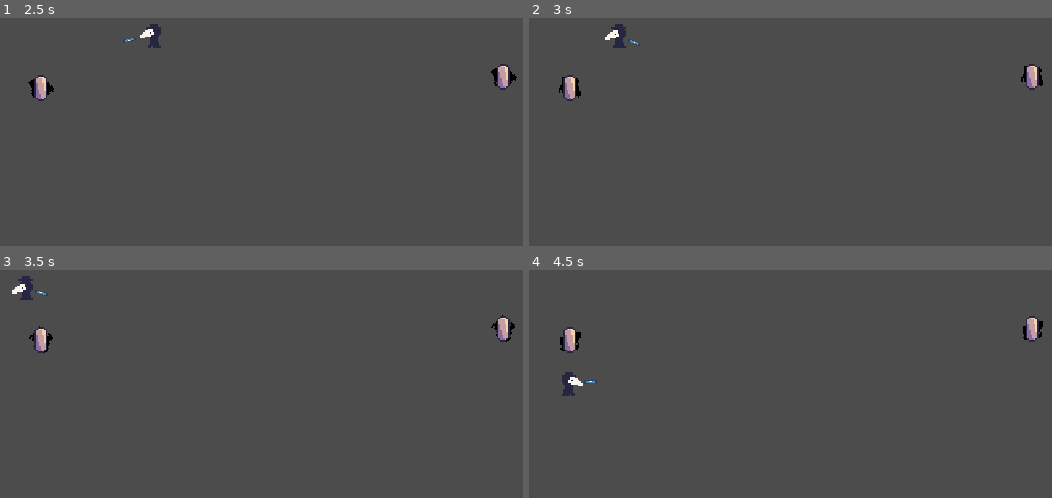
Above: before the commit, frames 1-4 (two rows, left to right).
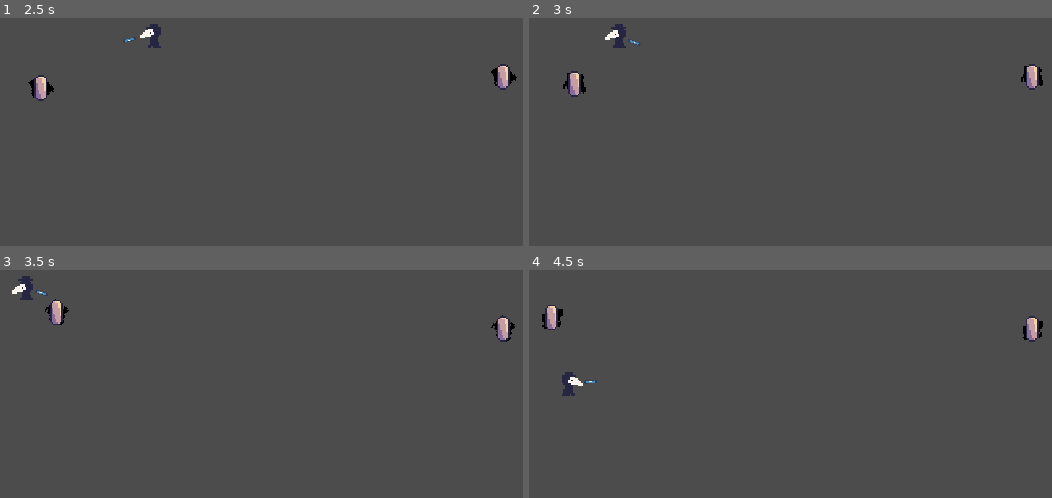
Above: after the commit, the same moments.

Repository: AJ08Coder/LudumDare52
Game: Godot game, scene res://Enviroment/World.tscn
The game is run twice, just before and just after one commit, with the same random seed, the same clock (stepped at 60 frames per second) and the same inputs. The engine's default icon, where the game draws it, is replaced by a stand-in: a white triangle on a blue panel in a dark square.
Inputs (mouse positions are in pixels of both pictures, inside the frame that each line leads up to):
- Up to frame 1 (2.5 s): tap Enter (ui_accept) at 0.5, 0.77, 1.25, 1.52 s; move the mouse to (251, 216) at 0.52 s; hold W (move_up) 0.53-2.03 s; move the mouse to (outside the picture) at 1.27 s; move the mouse to (52, 59) at 2.02 s; hold A (move_left) from 2.03 s (still down)
- Up to frame 2 (3 s): keep holding A (move_left); move the mouse to (858, 125) at 2.77 s
- Up to frame 3 (3.5 s): keep holding A (move_left); tap Enter (ui_accept) at 3.02 s
- Up to frame 4 (4.5 s): move the mouse to (outside the picture) at 3.52 s; release A (move_left) at 3.53 s; hold S (move_down) 3.53-4.28 s; tap Enter (ui_accept) at 3.77 s; move the mouse to (994, 354) at 4.27 s; hold D (move_right) from 4.28 s (still down)

Frame 1 is identical in both runs. In frame 2, 0.5% of the frame differs, in the area x 5-11%, y 23-37%; in frame 3, 0.6%; in frame 4, 0.7%, in the area x 2-10%, y 15-37%.
Error before the commit: Invalid get index 'global_position' (on base: 'null instance'). (res://Characters/Enemy/Enemy.gd:26)

Commit message:
Enemy and laser update

Diff:
--- a/Characters/Enemy/Enemy.gd
+++ b/Characters/Enemy/Enemy.gd
@@ -4,7 +4,7 @@
 
 var velocity = Vector2()
 
-onready var player = get_parent().get_node("Player")
+onready var player = owner.get_node("Player")
 
 var proximity = []
 
--- a/Characters/Enemy/Plague.gd
+++ b/Characters/Enemy/Plague.gd
@@ -1,4 +1,22 @@
 extends Area2D
 
+enum {
+	IDLE,
+	COLLECT
+}
+
+var state = IDLE
+
 func _process(delta):
-	rotation_degrees += 1
+	match state:
+		IDLE:
+			$Sprite.rotation_degrees += 1
+			$AnimationPlayer.play("RESET")
+		COLLECT:
+			$Sprite.rotation_degrees += 1
+			$AnimationPlayer.play("Collect")
+
+
+func _on_AnimationPlayer_animation_finished(anim_name):
+	if anim_name == "Collect":
+		queue_free()
--- a/Characters/Enemy/Plague.tscn
+++ b/Characters/Enemy/Plague.tscn
@@ -6,7 +6,62 @@
 [sub_resource type="RectangleShape2D" id=1]
 extents = Vector2( 6, 6 )
 
-[node name="Plague" type="Area2D"]
+[sub_resource type="Animation" id=2]
+resource_name = "Collect"
+length = 2.0
+tracks/0/type = "value"
+tracks/0/path = NodePath("Sprite:position")
+tracks/0/interp = 1
+tracks/0/loop_wrap = true
+tracks/0/imported = false
+tracks/0/enabled = true
+tracks/0/keys = {
+"times": PoolRealArray( 0, 2 ),
+"transitions": PoolRealArray( 1, 1 ),
+"update": 0,
+"values": [ Vector2( 0, 0 ), Vector2( 0, -20 ) ]
+}
+tracks/1/type = "value"
+tracks/1/path = NodePath("Sprite:modulate")
+tracks/1/interp = 1
+tracks/1/loop_wrap = true
+tracks/1/imported = false
+tracks/1/enabled = true
+tracks/1/keys = {
+"times": PoolRealArray( 0, 2 ),
+"transitions": PoolRealArray( 1, 1 ),
+"update": 0,
+"values": [ Color( 1, 1, 1, 1 ), Color( 1, 1, 1, 0 ) ]
+}
+
+[sub_resource type="Animation" id=3]
+length = 0.001
+tracks/0/type = "value"
+tracks/0/path = NodePath("Sprite:position")
+tracks/0/interp = 1
+tracks/0/loop_wrap = true
+tracks/0/imported = false
+tracks/0/enabled = true
+tracks/0/keys = {
+"times": PoolRealArray( 0 ),
+"transitions": PoolRealArray( 1 ),
+"update": 0,
+"values": [ Vector2( 0, 0 ) ]
+}
+tracks/1/type = "value"
+tracks/1/path = NodePath("Sprite:modulate")
+tracks/1/interp = 1
+tracks/1/loop_wrap = true
+tracks/1/imported = false
+tracks/1/enabled = true
+tracks/1/keys = {
+"times": PoolRealArray( 0 ),
+"transitions": PoolRealArray( 1 ),
+"update": 0,
+"values": [ Color( 1, 1, 1, 1 ) ]
+}
+
+[node name="Plague" type="Area2D" groups=["Plague"]]
 collision_layer = 8
 collision_mask = 0
 script = ExtResource( 2 )
@@ -16,3 +71,9 @@
 
 [node name="CollisionShape2D" type="CollisionShape2D" parent="."]
 shape = SubResource( 1 )
+
+[node name="AnimationPlayer" type="AnimationPlayer" parent="."]
+anims/Collect = SubResource( 2 )
+anims/RESET = SubResource( 3 )
+
+[connection signal="animation_finished" from="AnimationPlayer" to="." method="_on_AnimationPlayer_animation_finished"]
--- a/Characters/Enemy/laser.gd
+++ b/Characters/Enemy/laser.gd
@@ -4,12 +4,22 @@
 
 var max_distance = 1000
 
+var collider = null
+
 func _ready():
 	cast_to = Vector2(max_distance, 0)
 
+#LASER
 func _physics_process(delta):
 	if is_colliding():
 		var coll_point = to_local(get_collision_point())
 		line.points[1].x = coll_point.x
-		if get_collider().is_in_group("Enemy"):
-			get_collider().state = get_collider().CURING
+		if get_collider().is_in_group("Plague"):
+			#CHANGE STATE WHEN HTI
+			collider = get_collider()
+			get_collider().state = get_collider().COLLECT
+	else:
+		if collider:
+			collider.state = collider.IDLE
+
+		collider = null
Not shown: 1 places in Characters/Enemy/Plague.tscn that only renumber resources
